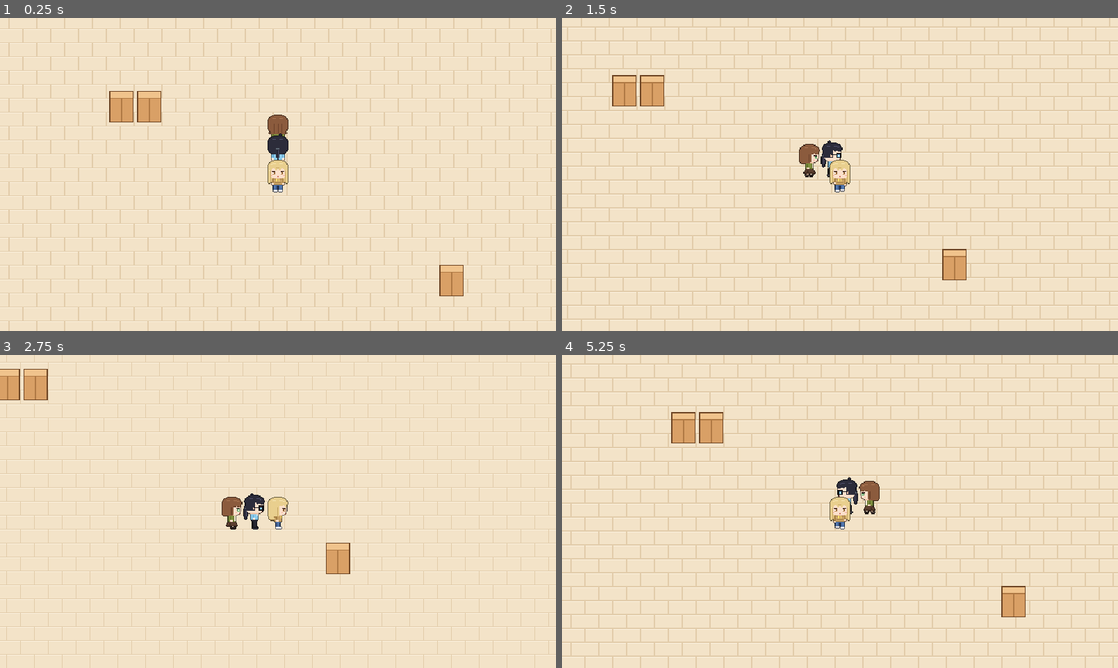
Above: before the commit, frames 1-4 (two rows, left to right).
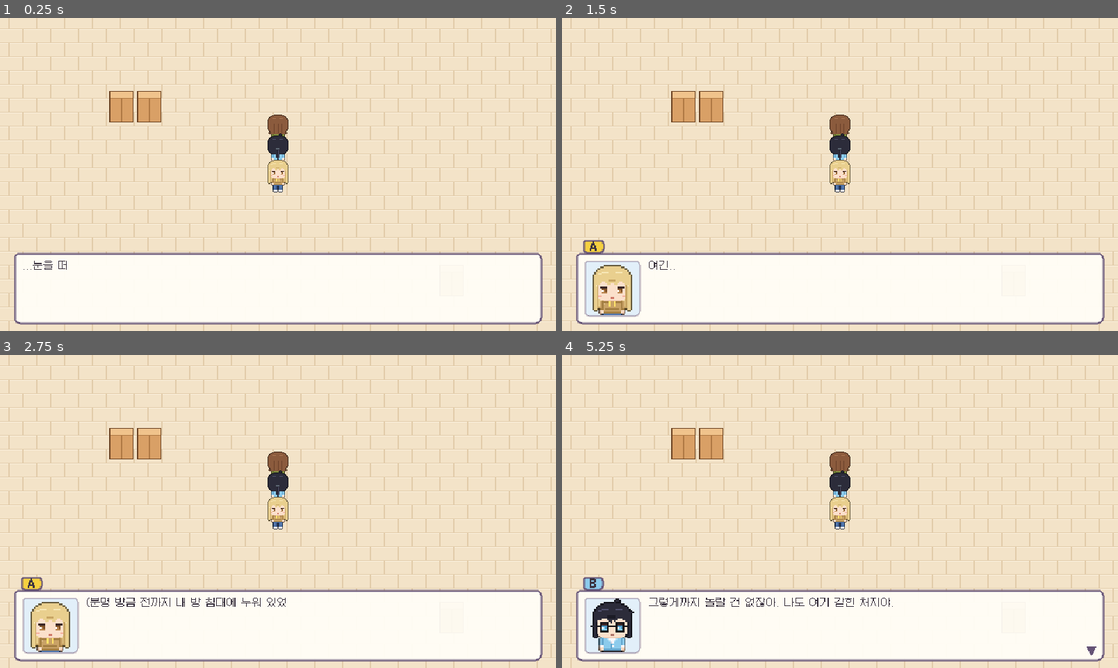
Above: after the commit, the same moments.

Repository: passedcloud-cmd/makemygame
Game: Godot game, scene res://scenes/maps/test_room.tscn
The game is run twice, just before and just after one commit, with the same random seed, the same clock (stepped at 60 frames per second) and the same inputs.
Inputs:
- Up to frame 1 (0.25 s): no input
- Up to frame 2 (1.5 s): hold Right (move_right) 0.53-1.28 s; hold Z (confirm) 0.53-1.28 s; hold Down (move_down) from 1.28 s (still down); tap Z (confirm) at 1.35 s
- Up to frame 3 (2.75 s): release Down (move_down) at 2.03 s; hold Right (move_right) from 2.03 s (still down); hold Z (confirm) from 2.03 s (still down)
- Up to frame 4 (5.25 s): release Right (move_right) at 2.78 s; release Z (confirm) at 2.78 s; hold Up (move_up) 2.78-3.53 s; tap Z (confirm) at 2.85, 4.35 s; hold Z (confirm) 3.53-4.28 s; hold Left (move_left) 3.53-5.03 s; hold Down (move_down) from 5.03 s (still down); hold Z (confirm) from 5.03 s (still down)

The runs differ from the first frame. In frame 1, 21% of the frame differs, in the area x 2-98%, y 74-98%; in frame 2, 41%, in the area x 0-100%, y 0-100%; in frame 3, 36%; in frame 4, 40%.

Commit message:
Add dialogue system with portraits, choices and variables
- Plain-text script format (dialogue/*.txt) with speakers, expressions,
  narration, choices, jumps, set/if variables
- Dialogue box autoload: typewriter text, name tag in character color,
  face portrait, blinking next marker, keyboard-driven choices
- Galmuri11 Korean pixel font (OFL) as the project theme font
- Player can inspect Interactable areas with Z; rooms can play an intro
- Placeholder face portraits generated from the test sprites

Co-Authored-By: Claude Opus 5.5 <noreply@anthropic.com>
Claude-Session: https://claude.ai/code/session_01JXMxp9LdSr5NUB7WSn7g98

Diff:
--- a/project.godot
+++ b/project.godot
@@ -11,6 +11,11 @@
 config/features=PackedStringArray("4.7", "GL Compatibility")
 config/icon="res://icon.svg"
 
+[autoload]
+
+GameState="*res://scripts/autoload/game_state.gd"
+Dialogue="*res://scenes/ui/dialogue_box.tscn"
+
 [display]
 
 window/size/viewport_width=640
@@ -20,6 +25,10 @@
 window/stretch/mode="canvas_items"
 window/stretch/aspect="keep"
 window/stretch/scale_mode="integer"
+
+[gui]
+
+theme/custom="res://scenes/ui/theme.tres"
 
 [input]
 
@@ -91,6 +100,11 @@
 ]
 }
 
+[layer_names]
+
+2d_physics/layer_1="world"
+2d_physics/layer_3="interact"
+
 [rendering]
 
 textures/canvas_textures/default_texture_filter=0
--- a/scenes/characters/player.tscn
+++ b/scenes/characters/player.tscn
@@ -6,6 +6,9 @@
 
 [sub_resource type="RectangleShape2D" id="RectangleShape2D_feet"]
 size = Vector2(12, 6)
+
+[sub_resource type="RectangleShape2D" id="RectangleShape2D_interact"]
+size = Vector2(12, 12)
 
 [node name="Player" type="CharacterBody2D"]
 motion_mode = 1
@@ -26,3 +29,12 @@
 
 [node name="Camera" type="Camera2D" parent="."]
 position = Vector2(0, -20)
+
+[node name="InteractArea" type="Area2D" parent="."]
+position = Vector2(0, 10)
+collision_layer = 0
+collision_mask = 4
+monitorable = false
+
+[node name="Collision" type="CollisionShape2D" parent="InteractArea"]
+shape = SubResource("RectangleShape2D_interact")
--- a/scenes/maps/test_room.tscn
+++ b/scenes/maps/test_room.tscn
@@ -8,6 +8,7 @@
 [ext_resource type="Texture2D" path="res://art/sprites/test/B_test.png" id="6_b"]
 [ext_resource type="Texture2D" path="res://art/sprites/test/C_test.png" id="7_c"]
 [ext_resource type="PackedScene" path="res://scenes/props/box.tscn" id="8_box"]
+[ext_resource type="PackedScene" path="res://scenes/props/interactable.tscn" id="9_interact"]
 
 [sub_resource type="RectangleShape2D" id="RectangleShape2D_top"]
 size = Vector2(960, 64)
@@ -22,6 +23,8 @@
 script = ExtResource("1_room")
 room_size = Vector2i(960, 544)
 camera = NodePath("World/Player/Camera")
+intro_dialogue = "res://dialogue/test_room.txt"
+intro_block = "intro"
 
 [node name="Floor" type="Sprite2D" parent="."]
 texture_repeat = 2
@@ -104,3 +107,15 @@
 
 [node name="Box3" parent="World" instance=ExtResource("8_box")]
 position = Vector2(680, 420)
+
+[node name="Interactables" type="Node2D" parent="."]
+
+[node name="Box1Talk" parent="Interactables" instance=ExtResource("9_interact")]
+position = Vector2(316, 220)
+dialogue_file = "res://dialogue/test_room.txt"
+block = "box"
+
+[node name="Box3Talk" parent="Interactables" instance=ExtResource("9_interact")]
+position = Vector2(680, 420)
+dialogue_file = "res://dialogue/test_room.txt"
+block = "drawing"
--- /dev/null
+++ b/scenes/props/interactable.tscn
@@ -0,0 +1,13 @@
+[gd_scene format=3]
+
+[ext_resource type="Script" path="res://scripts/props/interactable.gd" id="1_interact"]
+
+[sub_resource type="RectangleShape2D" id="RectangleShape2D_area"]
+size = Vector2(32, 28)
+
+[node name="Interactable" type="Area2D"]
+script = ExtResource("1_interact")
+
+[node name="Collision" type="CollisionShape2D" parent="."]
+position = Vector2(0, -10)
+shape = SubResource("RectangleShape2D_area")
--- /dev/null
+++ b/scenes/ui/dialogue_box.tscn
@@ -0,0 +1,150 @@
+[gd_scene format=3]
+
+[ext_resource type="Script" path="res://scripts/dialogue/dialogue_box.gd" id="1_box"]
+[ext_resource type="FontFile" path="res://art/fonts/galmuri/Galmuri11-Bold.ttf" id="2_bold"]
+
+[sub_resource type="StyleBoxFlat" id="StyleBoxFlat_text"]
+content_margin_left = 10.0
+content_margin_top = 8.0
+content_margin_right = 10.0
+content_margin_bottom = 8.0
+bg_color = Color(1, 0.992, 0.965, 0.95)
+border_width_left = 2
+border_width_top = 2
+border_width_right = 2
+border_width_bottom = 2
+border_color = Color(0.396, 0.325, 0.463, 1)
+corner_radius_top_left = 6
+corner_radius_top_right = 6
+corner_radius_bottom_right = 6
+corner_radius_bottom_left = 6
+
+[sub_resource type="StyleBoxFlat" id="StyleBoxFlat_name"]
+content_margin_left = 8.0
+content_margin_top = 1.0
+content_margin_right = 8.0
+content_margin_bottom = 1.0
+bg_color = Color(0.96, 0.82, 0.25, 1)
+border_width_left = 2
+border_width_top = 2
+border_width_right = 2
+border_width_bottom = 2
+border_color = Color(0.396, 0.325, 0.463, 1)
+corner_radius_top_left = 4
+corner_radius_top_right = 4
+corner_radius_bottom_right = 4
+corner_radius_bottom_left = 4
+
+[sub_resource type="StyleBoxFlat" id="StyleBoxFlat_face"]
+bg_color = Color(0.886, 0.937, 0.976, 1)
+border_width_left = 1
+border_width_top = 1
+border_width_right = 1
+border_width_bottom = 1
+border_color = Color(0.396, 0.325, 0.463, 0.6)
+corner_radius_top_left = 4
+corner_radius_top_right = 4
+corner_radius_bottom_right = 4
+corner_radius_bottom_left = 4
+
+[sub_resource type="StyleBoxFlat" id="StyleBoxFlat_choice"]
+content_margin_left = 10.0
+content_margin_top = 6.0
+content_margin_right = 12.0
+content_margin_bottom = 6.0
+bg_color = Color(0.396, 0.325, 0.463, 0.95)
+border_width_left = 2
+border_width_top = 2
+border_width_right = 2
+border_width_bottom = 2
+border_color = Color(1, 0.992, 0.965, 1)
+corner_radius_top_left = 6
+corner_radius_top_right = 6
+corner_radius_bottom_right = 6
+corner_radius_bottom_left = 6
+
+[node name="DialogueBox" type="CanvasLayer"]
+layer = 10
+script = ExtResource("1_box")
+
+[node name="Root" type="Control" parent="."]
+layout_mode = 3
+anchors_preset = 0
+offset_right = 640.0
+offset_bottom = 360.0
+mouse_filter = 2
+
+[node name="TextPanel" type="PanelContainer" parent="Root"]
+layout_mode = 0
+offset_left = 16.0
+offset_top = 270.0
+offset_right = 624.0
+offset_bottom = 352.0
+theme_override_styles/panel = SubResource("StyleBoxFlat_text")
+
+[node name="HBox" type="HBoxContainer" parent="Root/TextPanel"]
+layout_mode = 2
+theme_override_constants/separation = 10
+
+[node name="PortraitFrame" type="PanelContainer" parent="Root/TextPanel/HBox"]
+unique_name_in_owner = true
+custom_minimum_size = Vector2(64, 64)
+layout_mode = 2
+size_flags_vertical = 4
+theme_override_styles/panel = SubResource("StyleBoxFlat_face")
+
+[node name="Portrait" type="TextureRect" parent="Root/TextPanel/HBox/PortraitFrame"]
+unique_name_in_owner = true
+layout_mode = 2
+expand_mode = 1
+stretch_mode = 5
+
+[node name="Text" type="RichTextLabel" parent="Root/TextPanel/HBox"]
+unique_name_in_owner = true
+layout_mode = 2
+size_flags_horizontal = 3
+bbcode_enabled = true
+text = "대사가 여기에 나옵니다."
+scroll_active = false
+
+[node name="NameTag" type="PanelContainer" parent="Root"]
+unique_name_in_owner = true
+layout_mode = 0
+offset_left = 24.0
+offset_top = 255.0
+offset_right = 24.0
+offset_bottom = 255.0
+theme_override_styles/panel = SubResource("StyleBoxFlat_name")
+
+[node name="NameLabel" type="Label" parent="Root/NameTag"]
+unique_name_in_owner = true
+layout_mode = 2
+theme_override_fonts/font = ExtResource("2_bold")
+text = "A"
+
+[node name="NextMark" type="Label" parent="Root"]
+unique_name_in_owner = true
+layout_mode = 0
+offset_left = 604.0
+offset_top = 334.0
+offset_right = 616.0
+offset_bottom = 349.0
+theme_override_colors/font_color = Color(0.396, 0.325, 0.463, 1)
+text = "▼"
+
+[node name="ChoicePanel" type="PanelContainer" parent="Root"]
+unique_name_in_owner = true
+visible = false
+layout_mode = 0
+offset_left = 624.0
+offset_top = 262.0
+offset_right = 624.0
+offset_bottom = 262.0
+grow_horizontal = 0
+grow_vertical = 0
+theme_override_styles/panel = SubResource("StyleBoxFlat_choice")
+
+[node name="ChoiceList" type="VBoxContainer" parent="Root/ChoicePanel"]
+unique_name_in_owner = true
+layout_mode = 2
+theme_override_constants/separation = 4
--- /dev/null
+++ b/scenes/ui/theme.tres
@@ -0,0 +1,10 @@
+[gd_resource type="Theme" format=3]
+
+[ext_resource type="FontFile" path="res://art/fonts/galmuri/Galmuri11.ttf" id="1_font"]
+
+[resource]
+default_font = ExtResource("1_font")
+default_font_size = 12
+Label/colors/font_color = Color(0.231, 0.2, 0.251, 1)
+RichTextLabel/colors/default_color = Color(0.231, 0.2, 0.251, 1)
+RichTextLabel/constants/line_separation = 4
--- /dev/null
+++ b/scripts/autoload/game_state.gd
@@ -0,0 +1,14 @@
+extends Node
+## 게임 전체에서 기억해야 하는 값들 (호감도, 이벤트를 봤는지 등).
+## 어느 스크립트에서든 GameState.get_var("affection_b") 처럼 쓸 수 있다.
+## 나중에 세이브/로드를 만들면 이 vars를 그대로 파일에 저장하면 된다.
+
+var vars: Dictionary = {}
+
+
+func get_var(var_name: String) -> int:
+	return vars.get(var_name, 0)
+
+
+func set_var(var_name: String, value: int) -> void:
+	vars[var_name] = value
--- a/scripts/characters/player.gd
+++ b/scripts/characters/player.gd
@@ -10,6 +10,14 @@
 ## 캐릭터 그림 (32x48 칸, 3열 x 4행 스프라이트 시트)
 @export var sprite_sheet: Texture2D
 
+## 바라보는 방향별로 조사 영역을 놓을 위치 (발 기준)
+const INTERACT_OFFSETS := {
+	CharacterSprite.Facing.DOWN: Vector2(0, 10),
+	CharacterSprite.Facing.LEFT: Vector2(-14, -4),
+	CharacterSprite.Facing.RIGHT: Vector2(14, -4),
+	CharacterSprite.Facing.UP: Vector2(0, -14),
+}
+
 ## 발자취 점 사이의 간격 (픽셀)
 const TRAIL_STEP := 1.0
 ## 발자취를 몇 개까지 기억할지. 동료가 많거나 간격이 넓으면 늘려야 한다.
@@ -19,6 +27,7 @@
 var trail: Array[Vector2] = []
 
 @onready var sprite: CharacterSprite = $Sprite
+@onready var interact_area: Area2D = $InteractArea
 
 
 func _ready() -> void:
@@ -30,13 +39,32 @@
 
 
 func _physics_process(_delta: float) -> void:
+	# 대화 중에는 움직이지 않는다.
+	if Dialogue.active:
+		velocity = Vector2.ZERO
+		sprite.moving = false
+		return
+
 	var input := Input.get_vector("move_left", "move_right", "move_up", "move_down")
 	velocity = input * speed
 	move_and_slide()
 
 	sprite.moving = input != Vector2.ZERO
 	sprite.face_towards(input)
+	interact_area.position = INTERACT_OFFSETS[sprite.facing]
 	_record_trail(global_position)
+
+
+## Z(확인)를 누르면 바라보는 쪽에 있는 물건을 조사한다.
+func _unhandled_input(event: InputEvent) -> void:
+	if Dialogue.active or not event.is_action_pressed("confirm"):
+		return
+	for area in interact_area.get_overlapping_areas():
+		if area is Interactable:
+			# 같은 키 입력이 대화창에도 전달돼서 첫 줄을 건너뛰지 않도록 여기서 멈춘다.
+			get_viewport().set_input_as_handled()
+			area.interact()
+			return
 
 
 ## 새 위치를 발자취에 추가한다. 1픽셀 간격으로 촘촘하게 채워서
--- /dev/null
+++ b/scripts/dialogue/characters.gd
@@ -0,0 +1,33 @@
+class_name Characters
+extends RefCounted
+## 대화에 나오는 캐릭터 정보 (화면에 보일 이름, 이름표 색).
+## 이름이 정해지면 "name"만 바꾸면 된다. 대본에서는 계속 A, B, C로 써도 OK.
+
+const DATA := {
+	"A": {"name": "A", "color": Color("f5d03f")},
+	"B": {"name": "B", "color": Color("8ccbec")},
+	"C": {"name": "C", "color": Color("a5b85c")},
+}
+
+## 얼굴 그림 폴더. "A.png"가 기본 얼굴, "A_smile.png"처럼 _표정을 붙이면 표정별 얼굴.
+const PORTRAIT_DIR := "res://art/portraits/"
+
+
+static func display_name(id: String) -> String:
+	return DATA[id].name if DATA.has(id) else id
+
+
+static func color(id: String) -> Color:
+	return DATA[id].color if DATA.has(id) else Color("d8d0e0")
+
+
+## 표정 그림이 있으면 그걸, 없으면 기본 얼굴을, 그것도 없으면 null을 돌려준다.
+static func portrait(id: String, expression: String) -> Texture2D:
+	var paths: Array[String] = []
+	if not expression.is_empty():
+		paths.append(PORTRAIT_DIR + "%s_%s.png" % [id, expression])
+	paths.append(PORTRAIT_DIR + "%s.png" % id)
+	for path in paths:
+		if ResourceLoader.exists(path):
+			return load(path)
+	return null
--- /dev/null
+++ b/scripts/dialogue/dialogue_box.gd
@@ -0,0 +1,205 @@
+extends CanvasLayer
+## 대화창. 게임 어디서든 Dialogue.start("res://dialogue/파일.txt", "블록 이름")으로 연다.
+## (프로젝트 설정의 자동 로드(Autoload)에 "Dialogue"라는 이름으로 등록돼 있다.)
+##
+## Z(확인) 키: 글자가 나오는 중이면 한 번에 다 보여주고, 다 나왔으면 다음 줄로.
+## 선택지가 나오면 위/아래 키로 고르고 Z로 결정.
+
+signal finished
+
+## 1초에 나오는 글자 수
+@export var chars_per_second := 35.0
+
+## 대화 중이면 true. 주인공은 이게 true인 동안 움직이지 않는다.
+var active := false
+
+var _cache := {}          # 파일 경로 -> 읽어 둔 대본
+var _blocks := {}         # 지금 대본의 블록들
+var _cmds: Array = []     # 지금 실행 중인 블록의 명령들
+var _index := 0
+var _typing := false
+var _type_time := 0.0
+var _choices: Array = []
+var _selected := 0
+var _blink := 0.0
+
+@onready var _root: Control = $Root
+@onready var _name_tag: PanelContainer = %NameTag
+@onready var _name_label: Label = %NameLabel
+@onready var _portrait_frame: Control = %PortraitFrame
+@onready var _portrait: TextureRect = %Portrait
+@onready var _text: RichTextLabel = %Text
+@onready var _next_mark: Label = %NextMark
+@onready var _choice_panel: PanelContainer = %ChoicePanel
+@onready var _choice_list: VBoxContainer = %ChoiceList
+
+
+func _ready() -> void:
+	_root.visible = false
+
+
+## 대화를 시작한다. path = 대본 파일, block = 시작할 블록 이름 (== 뒤에 쓴 이름)
+func start(path: String, block: String) -> void:
+	if not _cache.has(path):
+		_cache[path] = DialogueParser.parse_file(path)
+	_blocks = _cache[path]
+	if not _goto(block):
+		return
+	active = true
+	_root.visible = true
+	_next()
+
+
+func _process(delta: float) -> void:
+	if not active:
+		return
+	if _typing:
+		_type_time += delta
+		_text.visible_characters = int(_type_time * chars_per_second)
+		if _text.visible_characters >= _text.get_total_character_count():
+			_finish_typing()
+	elif not _choices.is_empty():
+		if Input.is_action_just_pressed("move_up"):
+			_select(_selected - 1)
+		elif Input.is_action_just_pressed("move_down"):
+			_select(_selected + 1)
+	else:
+		# 다음으로 넘어갈 수 있다는 ▼ 표시를 깜빡이게
+		_blink += delta
+		_next_mark.visible = fmod(_blink, 0.8) < 0.5
+
+
+func _unhandled_input(event: InputEvent) -> void:
+	if not active or not event.is_action_pressed("confirm"):
+		return
+	get_viewport().set_input_as_handled()
+	if _typing:
+		_finish_typing()
+	elif not _choices.is_empty():
+		var target: String = _choices[_selected].target
+		_hide_choices()
+		if _goto(target):
+			_next()
+	else:
+		_next()
+
+
+## 다음 명령을 실행한다. 화면에 뭔가 보여주는 명령(대사, 선택지)이 나올 때까지 계속 진행.
+func _next() -> void:
+	while true:
+		if _index >= _cmds.size():
+			_close()
+			return
+		var cmd: Dictionary = _cmds[_index]
+		_index += 1
+		match cmd.type:
+			"say":
+				_show_line(cmd)
+				return
+			"choices":
+				_show_choices(cmd.options)
+				return
+			"jump":
+				if not _goto(cmd.target):
+					return
+			"set":
+				_apply_set(cmd)
+			"if":
+				if _check(cmd) and not _goto(cmd.target):
+					return
+			"end":
+				_close()
+				return
+
+
+func _goto(block: String) -> bool:
+	if not _blocks.has(block):
+		push_error("대본에 '%s' 블록이 없음" % block)
+		_close()
+		return false
+	_cmds = _blocks[block]
+	_index = 0
+	return true
+
+
+func _show_line(cmd: Dictionary) -> void:
+	var speaker: String = cmd.speaker
+	var is_narration := speaker.is_empty()
+	_name_tag.visible = not is_narration
+	if not is_narration:
+		_name_label.text = Characters.display_name(speaker)
+		var style := _name_tag.get_theme_stylebox("panel").duplicate() as StyleBoxFlat
+		style.bg_color = Characters.color(speaker)
+		_name_tag.add_theme_stylebox_override("panel", style)
+	var face := Characters.portrait(speaker, cmd.expression) if not is_narration else null
+	_portrait.texture = face
+	_portrait_frame.visible = face != null
+
+	_text.text = cmd.text
+	_text.visible_characters = 0
+	_type_time = 0.0
+	_typing = true
+	_next_mark.visible = false
+
+
+func _finish_typing() -> void:
+	_typing = false
+	_text.visible_characters = -1
+	_blink = 0.0
+
+
+func _show_choices(options: Array) -> void:
+	_choices = options
+	for child in _choice_list.get_children():
+		child.queue_free()
+	for option in options:
+		var label := Label.new()
+		label.add_theme_color_override("font_color", Color("fffdf6"))
+		_choice_list.add_child(label)
+	_select(0)
+	_choice_panel.visible = true
+	_next_mark.visible = false
+
+
+func _select(index: int) -> void:
+	_selected = wrapi(index, 0, _choices.size())
+	for i in _choices.size():
+		var label: Label = _choice_list.get_child(i)
+		var chosen := i == _selected
+		label.text = ("▶ " if chosen else "   ") + _choices[i].text
+		label.modulate = Color.WHITE if chosen else Color(1, 1, 1, 0.6)
+
+
+func _hide_choices() -> void:
+	_choices = []
+	_choice_panel.visible = false
+
+
+func _apply_set(cmd: Dictionary) -> void:
+	var value := GameState.get_var(cmd.name)
+	match cmd.op:
+		"=": value = cmd.value
+		"+": value += cmd.value
+		"-": value -= cmd.value
+	GameState.set_var(cmd.name, value)
+
+
+func _check(cmd: Dictionary) -> bool:
+	var value := GameState.get_var(cmd.name)
+	match cmd.op:
+		">=": return value >= cmd.value
+		"<=": return value <= cmd.value
+		">": return value > cmd.value
+		"<": return value < cmd.value
+		"==": return value == cmd.value
+		"!=": return value != cmd.value
+	return false
+
+
+func _close() -> void:
+	_hide_choices()
+	_typing = false
+	_root.visible = false
+	if active:
+		active = false
+		finished.emit()
--- /dev/null
+++ b/scripts/dialogue/dialogue_parser.gd
@@ -0,0 +1,97 @@
+class_name DialogueParser
+extends RefCounted
+## 대화 대본(.txt)을 읽어서 게임이 실행할 수 있는 명령 목록으로 바꾼다.
+## 대본 쓰는 법은 dialogue/README.md 참고.
+##
+## 결과는 { "블록 이름": [명령, 명령, ...] } 모양의 Dictionary.
+## 명령 하나는 {"type": "say", "speaker": "A", ...} 같은 Dictionary.
+
+const SET_OPS: Array[String] = ["=", "+", "-"]
+const COMPARE_OPS: Array[String] = [">=", "<=", ">", "<", "==", "!="]
+
+## "이름(표정): 대사" 모양을 찾는 패턴
+static var _say_re := RegEx.create_from_string("^([^\\s:()]+)\\s*(?:\\(([^)]*)\\))?\\s*:\\s*(.+)$")
+
+
+static func parse_file(path: String) -> Dictionary:
+	var file := FileAccess.open(path, FileAccess.READ)
+	if file == null:
+		push_error("대본 파일을 열 수 없음: %s" % path)
+		return {}
+	return parse(file.get_as_text(), path)
+
+
+static func parse(text: String, source := "") -> Dictionary:
+	var blocks := {}
+	var current: Array = []
+	var block_name := ""
+	var line_no := 0
+	for raw in text.split("\n"):
+		line_no += 1
+		var line := raw.strip_edges()
+		if line.is_empty() or line.begins_with("#"):
+			continue
+		if line.begins_with("=="):
+			block_name = line.substr(2).strip_edges()
+			current = []
+			blocks[block_name] = current
+			continue
+		if block_name.is_empty():
+			push_error("%s:%d 블록(== 이름) 밖에 쓴 줄은 무시됨" % [source, line_no])
+			continue
+		var cmd := _parse_line(line)
+		if cmd.is_empty():
+			push_error("%s:%d 문법을 이해할 수 없음: %s" % [source, line_no, line])
+			continue
+		# 연달아 쓴 선택지(*)들은 하나의 선택지 묶음으로 합친다.
+		if cmd.type == "choice":
+			if current.is_empty() or current.back().type != "choices":
+				current.append({"type": "choices", "options": []})
+			current.back().options.append(cmd.option)
+		else:
+			current.append(cmd)
+	return blocks
+
+
+static func _parse_line(line: String) -> Dictionary:
+	# * 선택지 -> 블록
+	if line.begins_with("*"):
+		var parts := line.substr(1).split("->")
+		if parts.size() != 2:
+			return {}
+		return {"type": "choice", "option": {
+			"text": parts[0].strip_edges(), "target": parts[1].strip_edges()}}
+
+	# -> 블록
+	if line.begins_with("->"):
+		return {"type": "jump", "target": line.substr(2).strip_edges()}
+
+	if line == "end":
+		return {"type": "end"}
+
+	# set 변수 + 1
+	if line.begins_with("set "):
+		var p := line.substr(4).split(" ", false)
+		if p.size() != 3 or not p[1] in SET_OPS:
+			return {}
+		return {"type": "set", "name": p[0], "op": p[1], "value": p[2].to_int()}
+
+	# if 변수 >= 2 -> 블록
+	if line.begins_with("if "):
+		var halves := line.substr(3).split("->")
+		if halves.size() != 2:
+			return {}
+		var p := halves[0].strip_edges().split(" ", false)
+		if p.size() != 3 or not p[1] in COMPARE_OPS:
+			return {}
+		return {"type": "if", "name": p[0], "op": p[1], "value": p[2].to_int(),
+			"target": halves[1].strip_edges()}
+
+	# 이름(표정): 대사
+	var m := _say_re.search(line)
+	if m:
+		return {"type": "say", "speaker": m.get_string(1),
+			"expression": m.get_string(2).strip_edges(), "text": m.get_string(3)}
+
+	# 그 외는 전부 나레이션
+	return {"type": "say", "speaker": "", "expression": "", "text": line}
--- a/scripts/maps/room.gd
+++ b/scripts/maps/room.gd
@@ -6,6 +6,9 @@
 ## 방의 크기 (픽셀). 32의 배수로 맞추면 타일과 딱 맞는다.
 @export var room_size := Vector2i(960, 544)
 @export var camera: Camera2D
+## 방에 들어오자마자 보여줄 대화 (비워두면 없음)
+@export_file("*.txt") var intro_dialogue := ""
+@export var intro_block := ""
 
 
 func _ready() -> void:
@@ -14,3 +17,5 @@
 		camera.limit_top = 0
 		camera.limit_right = room_size.x
 		camera.limit_bottom = room_size.y
+	if not intro_dialogue.is_empty():
+		Dialogue.start.call_deferred(intro_dialogue, intro_block)
--- /dev/null
+++ b/scripts/props/interactable.gd
@@ -0,0 +1,22 @@
+class_name Interactable
+extends Area2D
+## 주인공이 이 영역을 바라보고 Z(확인)를 누르면 대화가 시작된다.
+## 상자, 그림, 문 같은 "조사할 수 있는 것"에 붙여서 쓴다.
+
+## 충돌 레이어 3번 ("interact"). 주인공의 조사 영역이 이 레이어만 감지한다.
+const LAYER := 1 << 2
+
+## 읽을 대본 파일
+@export_file("*.txt") var dialogue_file := ""
+## 대본 안에서 시작할 블록 이름 (== 뒤에 쓴 이름)
+@export var block := ""
+
+
+func _ready() -> void:
+	collision_layer = LAYER
+	collision_mask = 0
+	monitoring = false
+
+
+func interact() -> void:
+	Dialogue.start(dialogue_file, block)
Binary file added: art/fonts/galmuri/Galmuri11-Bold.ttf
Not shown, added: art/fonts/galmuri/Galmuri11-Bold.ttf.import
Binary file added: art/fonts/galmuri/Galmuri11.ttf
Not shown, added: art/fonts/galmuri/Galmuri11.ttf.import
Binary file added: art/portraits/A.png
Not shown, added: art/portraits/A.png.import
Binary file added: art/portraits/B.png
Not shown, added: art/portraits/B.png.import
Binary file added: art/portraits/C.png
Not shown, added: art/portraits/C.png.import
Not shown, added: dialogue/test_room.txt
Not shown, added: scripts/autoload/game_state.gd.uid
(and 5 more such lines)
